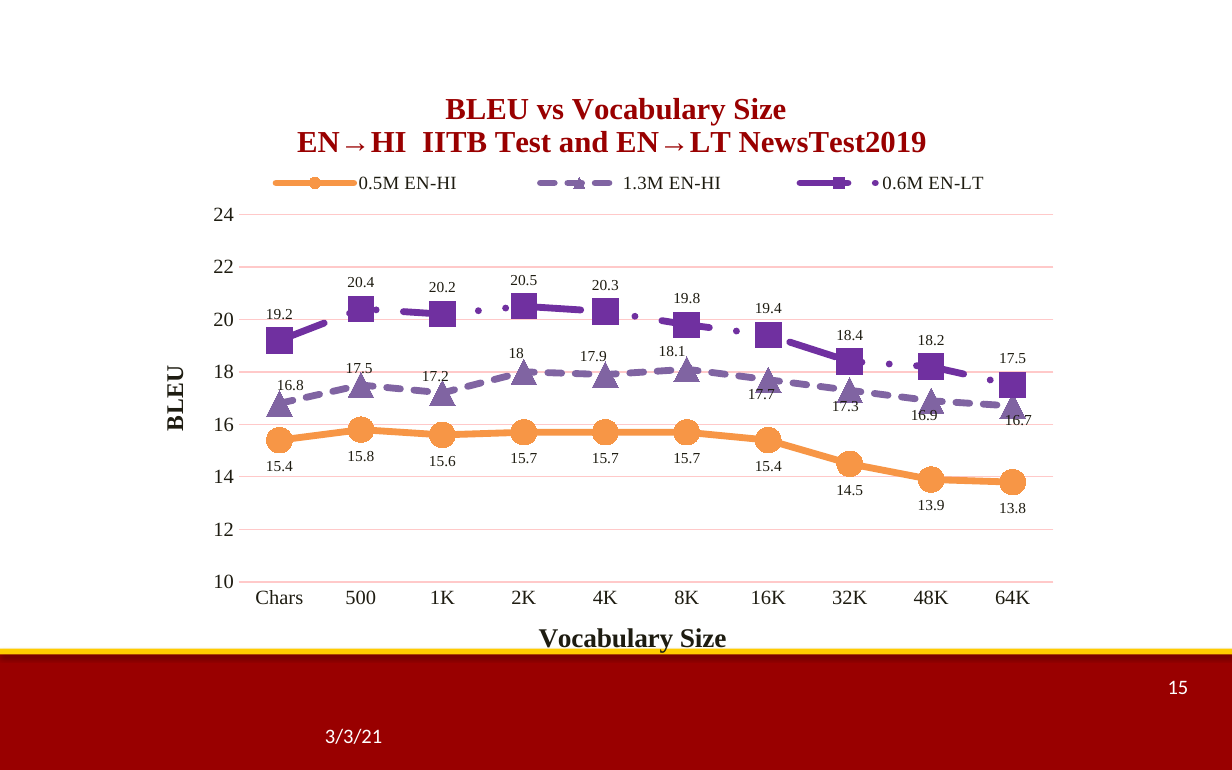
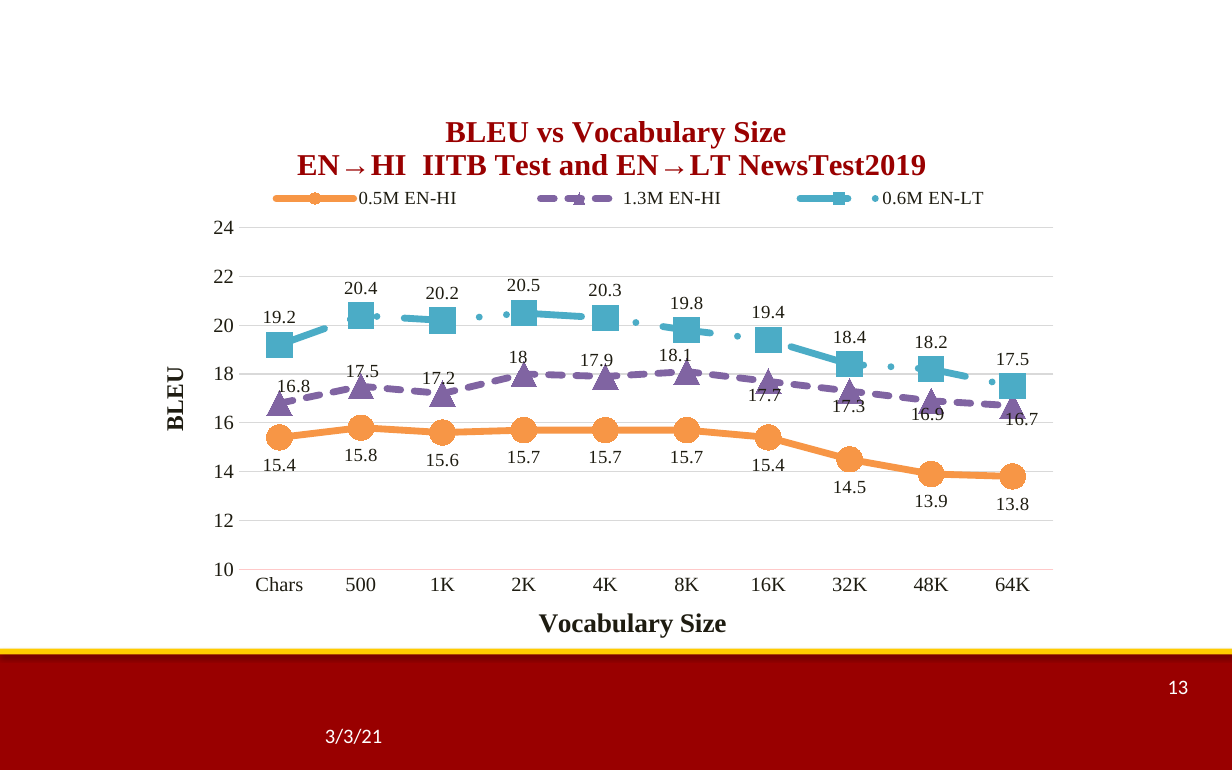
Before and after one commit to thammegowda/phd, a slide deck: slide 13 of quals-ppt/rev2-NMT-with-Imbalanced-Classes.pptx (slide 15 before the commit). Drawn at 1232x770 pixels with LibreOffice and Linux fonts; fonts in the diff are those of the drawing; background and template pictures are left out. Boxes give left, top, right and bottom in pixels: in the first picture for what was removed or moved away, otherwise in the second. Text is boxed around its words. In the diff, an @@ line names an element or a change of style, - is before the commit and + after.

```diff
--- a/quals-ppt/rev2-NMT-with-Imbalanced-Classes.pptx
+++ b/quals-ppt/rev2-NMT-with-Imbalanced-Classes.pptx
@@ line chart at (154, 92, 1078, 647) @@
@@ data labels of 0.5M EN-HI  changed @@
@@ data labels of 1.3M EN-HI changed @@
@@ colour of 0.6M EN-LT #7030A0 to #4BACC6 @@
@@ data labels of 0.6M EN-LT changed @@
@@ value axis changed @@
@@ line chart: place and size @@
-line chart at (154, 69, 1078, 663)
+line chart at (154, 92, 1078, 647)
@@ page number at (1168, 680, 1189, 694): text changed @@
-15
+13
```
Also in this commit, not shown: 21 other slides changed, 3 slides added, 2 slides removed, 3 other files.
